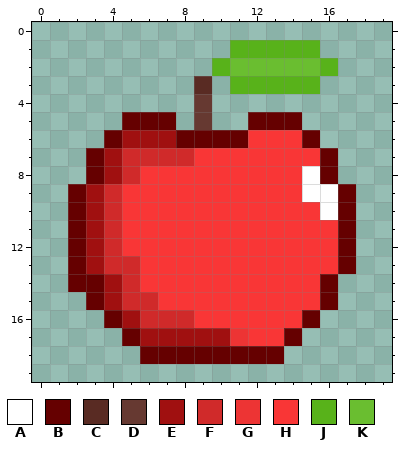
One commit to this pixel-art sprite: assets/images/apple.png. The first picture shows the starting point.
The file is 20x20 pixels.
Palette (. is transparent): A #ffffff  B #650000  C #592b23  D #663931  E #a01010  F #d02a2a  G #ed3434  H #f93636  J #58b21a  K #6abe30
Pixels before, first column x 2:
 1 .........JJJJJ..
 2 ........JKKKKKJ.
 3 .......C.JJJJJ..
 4 .......D........
 5 ...BBB.D..BBB...
 6 ..BEEEBBBBHHHB..
 7 .BEFFFFHHHHHHHB.
 8 .BEFHHHHHHHHHAB.
 9 BEFHHHHHHHHHHAAB
10 BEFHHHHHHHHHHHAB
11 BEFHHHHHHHHHHHHB
12 BEFHHHHHHHHHHHHB
13 BEFFHHHHHHHHHHHB
14 BBEFHHHHHHHHHHB.
15 .BEFFHHHHHHHHHB.
16 ..BEFFFHHHHHHB..
17 ...BEEEEEGHHB...
18 ....BBBBBBBB....
New version:
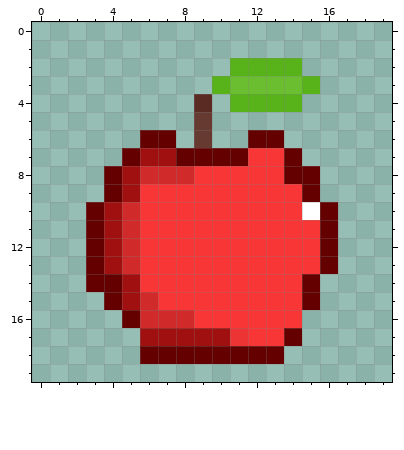
From old to new:
y 1: x 11..15 JJJJJ -> .....
y 2: x 10..16 JKKKKKJ -> .JJJJ..
y 3: x 9..14 C.JJJJ -> .JKKKK
y 4: x 9 D -> C; x 11..14 .... -> JJJJ
y 5: x 5..7 BBB -> ...; x 12..14 BBB -> ...
y 6: x 4..15 BEEEBBBBHHHB -> ..BB.D..BB..
y 7: x 3..11 BEFFFFHHH -> ..BEEBBBB; x 14..16 HHB -> B..
y 8: x 3..8 BEFHHH -> .BEFFF; x 14..16 HAB -> BB.
y 9: x 2..5 BEFH -> ..BE; x 15..17 AAB -> B..
y 10: x 2..5 BEFH -> .BEF; x 15..17 HAB -> AB.
y 11..12: x 2..5 BEFH -> .BEF; x 16..17 HB -> B.
y 13: x 2..4 BEF -> .BE; x 16..17 HB -> B.
y 14: x 2 B -> .; x 4..5 EF -> BE; x 15..16 HB -> B.
y 15: x 3..5 BEF -> .BE; x 15..16 HB -> B.
y 16: x 4..5 BE -> .B; x 15 B -> .
y 17: x 5 B -> .
